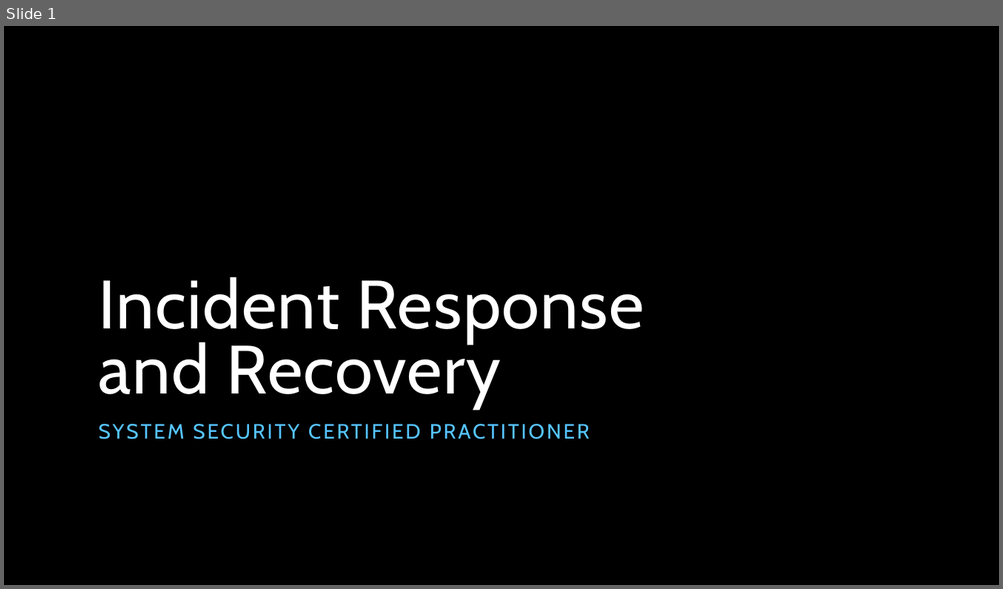
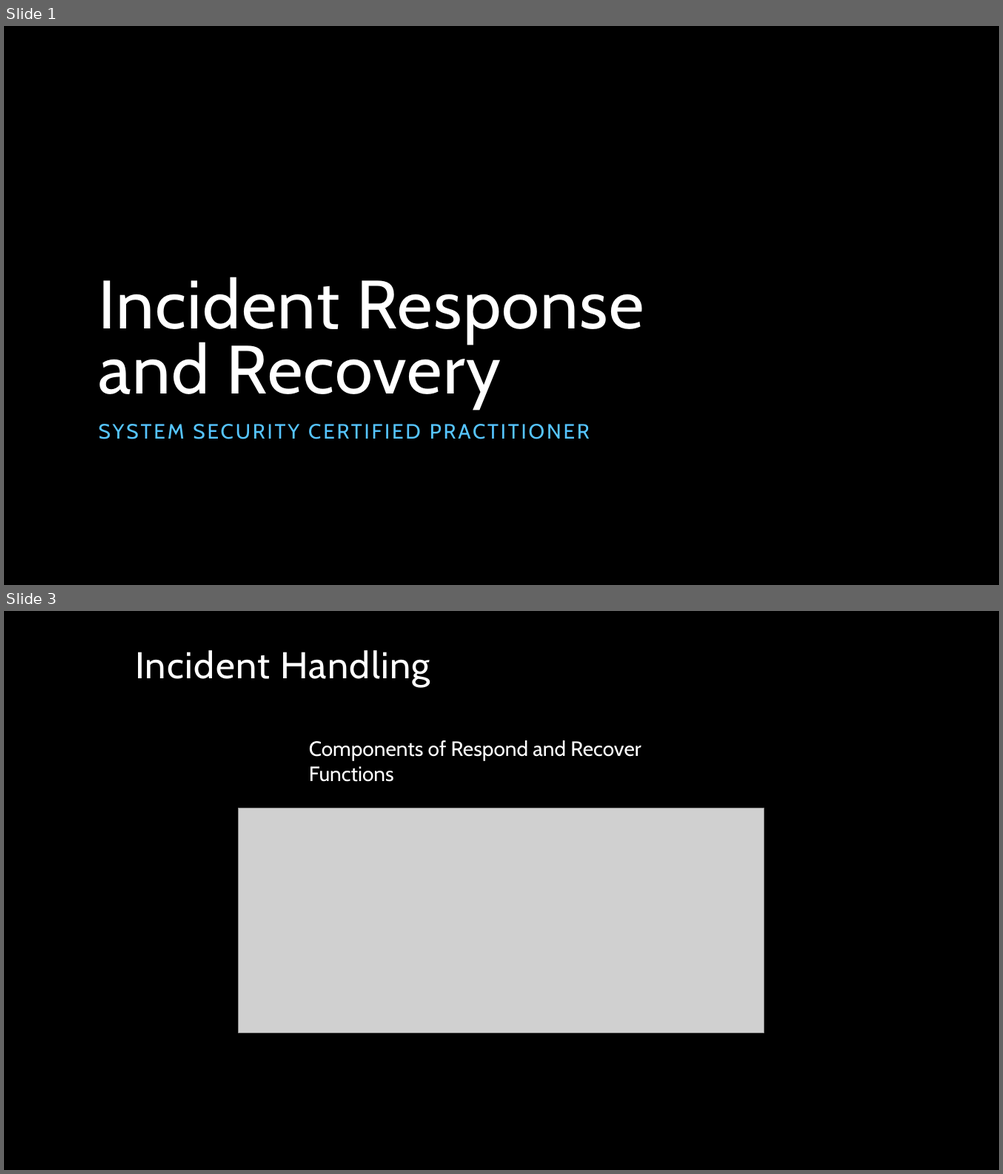
Before and after one commit to keiranwyllie/bootcamp, a slide deck: SSCP - Incident Response.pptx. Shown one above the other, each under a label of ours: slide 1 before the commit, slides 1 and 3 after it; the slides between them are not shown. The pictures are 1003x589 and 1003x1174 pixels, drawn with LibreOffice and Linux fonts; fonts in the diff are those of the drawing; grey boxes stand for pictures; background and template pictures are left out. Boxes give left, top, right and bottom in pixels: in the first picture for what was removed or moved away, otherwise in the second. Text is boxed around its words. In the diff, an @@ line names an element or a change of style, - is before the commit and + after.

```diff
--- a/SSCP - Incident Response.pptx
+++ b/SSCP - Incident Response.pptx
@@ slide 3 added at [4,611,999,1170], background picture (left out) @@
@@ title added at [135,650,430,686], 36 pt, text #FFFFFF @@
+Incident Handling
@@ text added at [309,741,640,782], 20 pt, text #FFFFFF @@
+Components of Respond and Recover Functions
@@ picture added at [239,809,763,1034] @@
```
Also in this commit, not shown: 1 slide changed, 4 other slides added, 9 slides removed.
